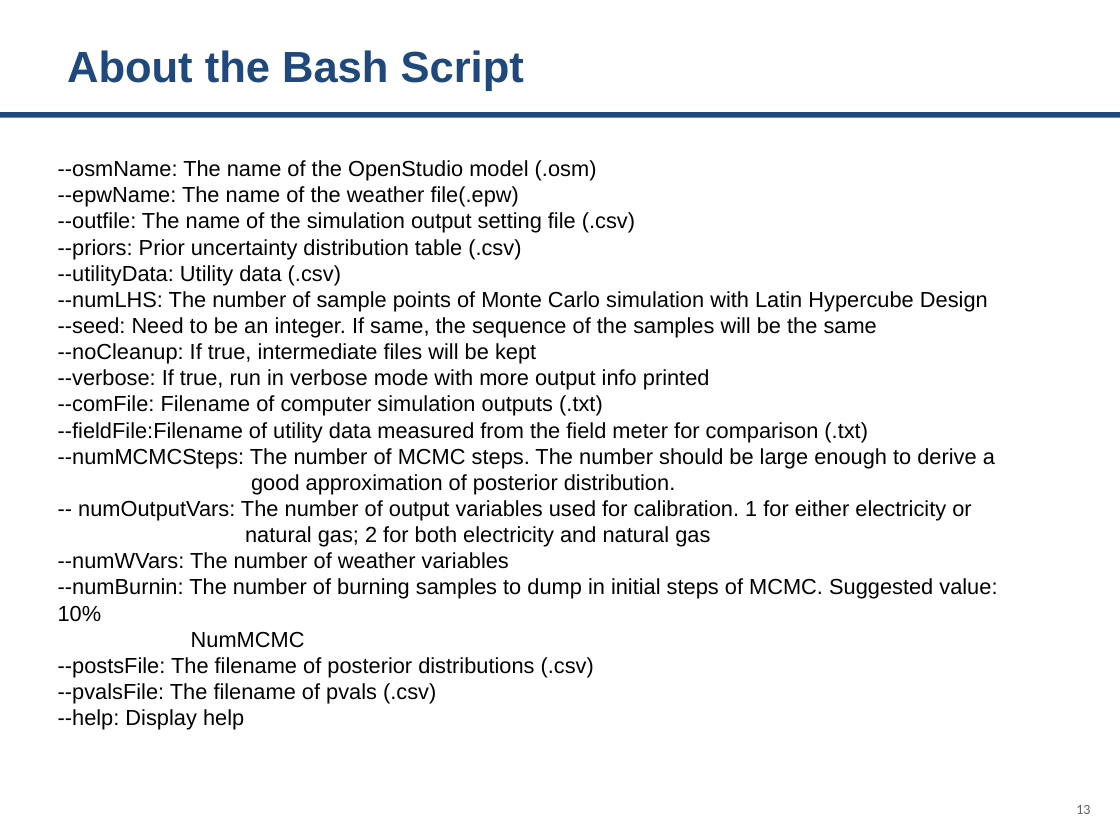
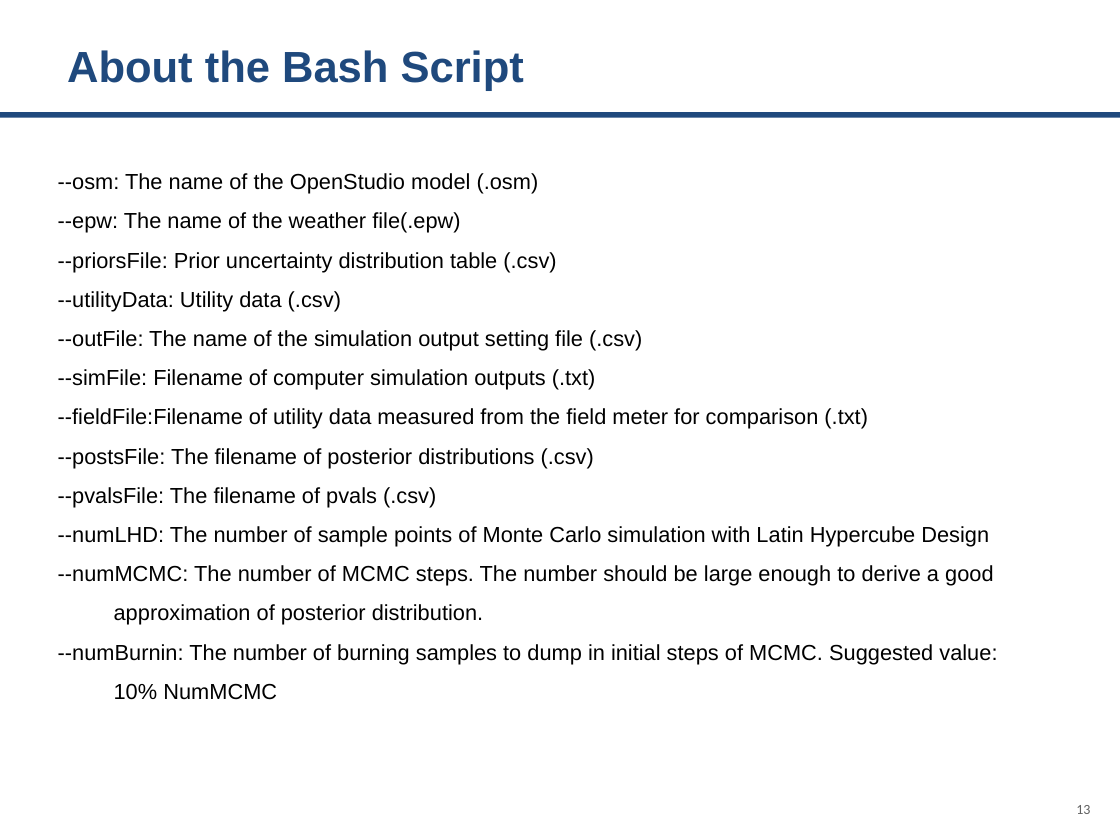
Before and after one commit to Argonne-National-Laboratory/BCUS, a slide deck: slide 13 of tutorials/Bayesian Calibration.pptx. Drawn at 1120x840 pixels with LibreOffice and Linux fonts; fonts in the diff are those of the drawing. Boxes give left, top, right and bottom in pixels: in the first picture for what was removed or moved away, otherwise in the second. Text is boxed around its words. In the diff, an @@ line names an element or a change of style, - is before the commit and + after.

```diff
--- a/tutorials/Bayesian Calibration.pptx
+++ b/tutorials/Bayesian Calibration.pptx
@@ text at <box>58,173,556,272</box>: text changed @@
---osmName: The name of the OpenStudio model (.osm)
---epwName: The name of the weather file(.epw)
---outfile: The name of the simulation output setting file (.csv)
---priors: Prior uncertainty distribution table (.csv)
+--osm: The name of the OpenStudio model (.osm)
+--epw: The name of the weather file(.epw)
+--priorsFile: Prior uncertainty distribution table (.csv)
@@ text at <box>58,291,868,508</box>: indent changed; line spacing 1 to 1.5 @@
@@ text at <box>58,330,642,390</box>: text changed @@
---numLHS: The number of sample points of Monte Carlo simulation with Latin Hypercube Design
---seed: Need to be an integer. If same, the sequence of the samples will be the same
---noCleanup: If true, intermediate files will be kept
---verbose: If true, run in verbose mode with more output info printed
---comFile: Filename of computer simulation outputs (.txt)
+--outFile: The name of the simulation output setting file (.csv)
+--simFile: Filename of computer simulation outputs (.txt)
@@ text at <box>58,448,997,648</box>: paragraphs removed @@
---numMCMCSteps: The number of MCMC steps. The number should be large enough to derive a
-good approximation of posterior distribution.
--- numOutputVars: The number of output variables used for calibration. 1 for either electricity or
-natural gas; 2 for both electricity and natural gas
---numWVars: The number of weather variables
---numBurnin: The number of burning samples to dump in initial steps of MCMC. Suggested value: 10%
-NumMCMC
@@ text at <box>58,526,997,700</box>: text changed @@
---help: Display help
+--numLHD: The number of sample points of Monte Carlo simulation with Latin Hypercube Design
+--numMCMC: The number of MCMC steps. The number should be large enough to derive a good approximation of posterior distribution.
+--numBurnin: The number of burning samples to dump in initial steps of MCMC. Suggested value: 10% NumMCMC
```
Also in this commit, not shown: 12 other slides changed, 1 slide added, 14 other files.
